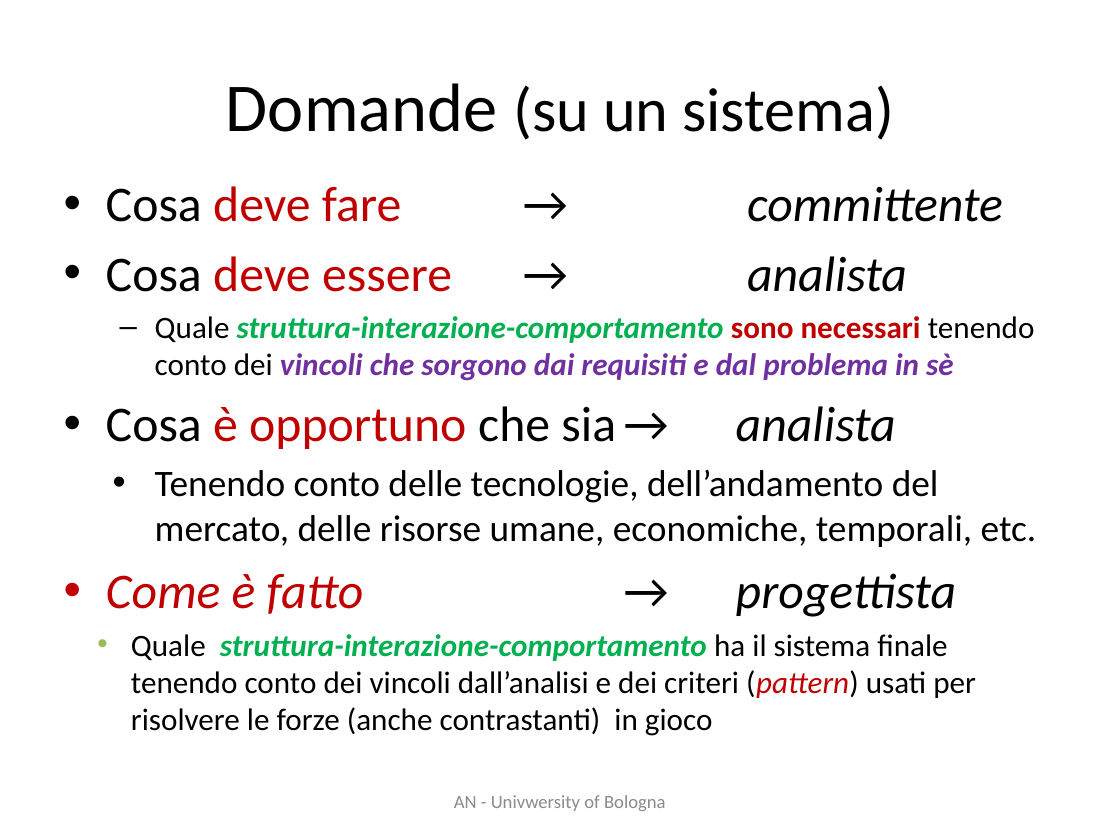
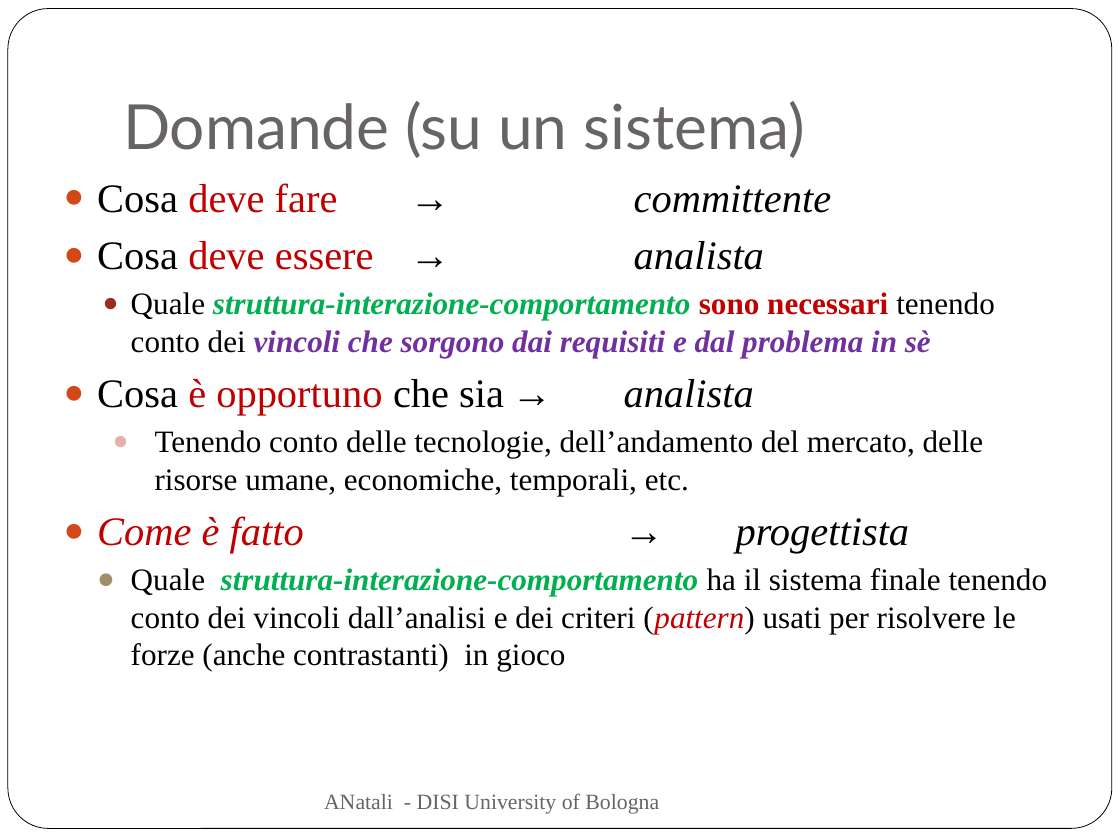
Before and after one commit to anatali/iss2020LabBo, a slide deck: slide 20 of it.unibo.issLabStart/userDocs/ISSM2020.pptx. Drawn at 1120x840 pixels with LibreOffice and Linux fonts; fonts in the diff are those of the drawing. Boxes give left, top, right and bottom in pixels: in the first picture for what was removed or moved away, otherwise in the second. Text is boxed around its words. In the diff, an @@ line names an element or a change of style, - is before the commit and + after.

```diff
--- a/it.unibo.issLabStart/userDocs/ISSM2020.pptx
+++ b/it.unibo.issLabStart/userDocs/ISSM2020.pptx
@@ rounded rectangle added at (8,9,1112,829), fill #FFFFFF, outline #000000 0.5 pt @@
@@ title "Domande (su un sistema)": place and size @@
-title "Domande (su un sistema)" at (226,83,893,140)
+title "Domande (su un sistema)" at (123,101,804,158)
@@ title "Domande (su un sistema)" at (123,101,804,158): size 44 to 40 pt in "Domande"; font Calibri to Lato, text colour #000000 to #696464; alignment centre to left; vertical alignment middle to bottom @@
@@ text "Cosa deve fare → committente" at (97,183,1048,671): size 32 to 26 pt in "Cosa deve fare → committente", "Cosa deve essere → analista", "Cosa è opportuno che sia → analista", "Come è fatto → progettista"; font Calibri to Times New Roman; size 24 to 20 pt in "Tenendo conto delle tecnologie, dell’andamento del mercato, ..."; bullet • to ●; bullet – to ●; less space between paragraphs; bullet colour #9BBB59 to #A28E6A @@
@@ text at (324,793,659,814): text changed; size 12 to 14 pt; font Calibri to Times New Roman; text colour #8C8C8C to #696464 @@
-AN - Univwersity of Bologna
+ANatali - DISI University of Bologna
```
Also in this commit, not shown: 23 other slides changed, 47 slides removed, 25 other files.
